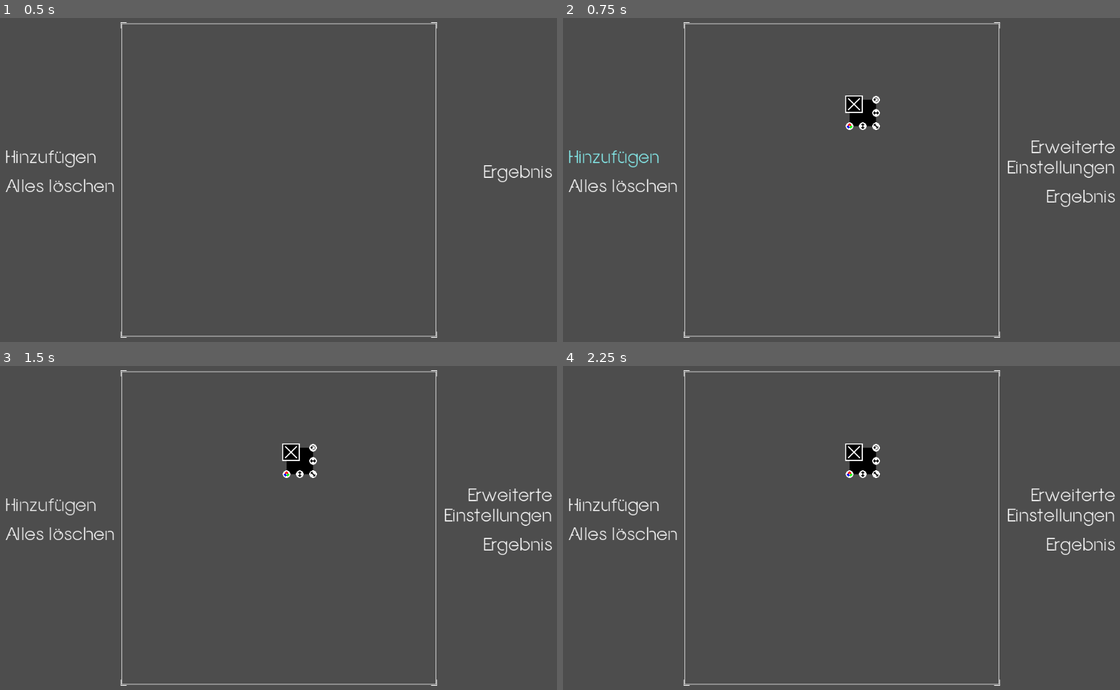
Above: before the commit, frames 1-4 (two rows, left to right).
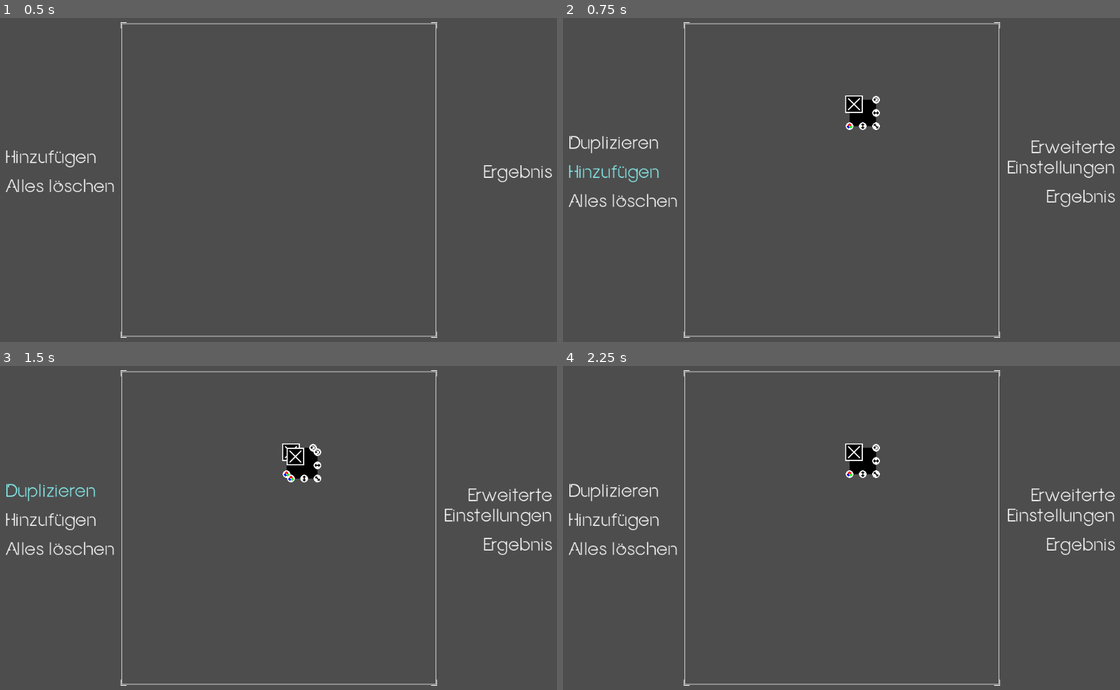
Above: after the commit, the same moments.

Repository: Anomasie/Fractals
Game: Godot game, scene res://scenes/GUI.tscn
The game is run twice, just before and just after one commit, with the same random seed, the same clock (stepped at 60 frames per second) and the same inputs.
Inputs (mouse positions are in pixels of both pictures, inside the frame that each line leads up to):
- Up to frame 1 (0.5 s): no input
- Up to frame 2 (0.75 s): click "Hinzufügen" at 0.5 s
- Up to frame 3 (1.5 s): click (61, 492) at 1.25 s, where only the run after the commit has a clickable "Duplizieren"
- Up to frame 4 (2.25 s): click (863, 459) at 2.02 s

Frame 1 is identical in both runs. In frame 2, 1.2% of the frame differs, in the area x 1-21%, y 36-59%; in frame 3, 1.5%, in the area x 1-58%, y 25-59%; in frame 4, 1.2%.

Commit message:
added duplicate button

Diff:
--- a/scenes/Playground.gd
+++ b/scenes/Playground.gd
@@ -4,7 +4,7 @@
 
 var counter = 0
 
-func add(pos):
+func add(pos, duplicating=false):
 	var Instance = Rect.instantiate()
 	Instance.name = "Rect"+str(counter)
 	counter += 1
@@ -14,6 +14,8 @@
 	Instance.focus_me.connect(focus.bind(Instance))
 	self.add_child(Instance)
 	get_parent().focus(Instance)
+	if duplicating:
+		return Instance
 
 func close_all():
 	for child in self.get_children():
@@ -31,6 +33,12 @@
 	get_parent().color(MyRect)
 	get_parent().focus(MyRect)
 
+func duplicate_rect(MyRect, origin):
+	# add some child
+	var Instance = await add(MyRect.position, true)
+	# update child's values to wanted ones
+	Instance.update_to( MyRect.get_contraction(origin), origin )
+
 func focus(MyRect):
 	self.move_child(MyRect, -1)
 	get_parent().focus(MyRect)
--- a/scenes/PlaygroundUI.gd
+++ b/scenes/PlaygroundUI.gd
@@ -59,8 +59,11 @@
 
 # advanced options
 
+signal focus_ready
+
 @onready var AdvancedButton = $Right/Lines/AdvancedButton
 @onready var AdvancedOptions = $Right/Lines/AdvancedOptions
+@onready var DuplicateButton = $Left/Lines/DuplicateButton
 
 var CurrentRect = null
 
@@ -72,6 +75,7 @@
 		_on_advanced_options_close_me()
 		# and hide advanced option-button
 		AdvancedButton.hide()
+		DuplicateButton.hide()
 	# if you are focusing something:
 	## update AdvancedOptions
 	elif AdvancedOptions.visible:
@@ -79,6 +83,8 @@
 	## open advanced option-button
 	else:
 		AdvancedButton.show()
+		DuplicateButton.show()
+	focus_ready.emit()
 
 func _on_advanced_button_pressed():
 	AdvancedButton.hide()
@@ -99,3 +105,6 @@
 		var new_contraction = AdvancedOptions.read_ui()
 		new_contraction.color = CurrentRect.Rect.self_modulate
 		CurrentRect.update_to(new_contraction, BlueTexture.get_global_position())
+
+func _on_duplicate_button_pressed():
+	Playground.duplicate_rect(CurrentRect, BlueTexture.get_global_position())
--- a/scenes/PlaygroundUI.tscn
+++ b/scenes/PlaygroundUI.tscn
@@ -72,6 +72,11 @@
 size_flags_horizontal = 0
 size_flags_vertical = 4
 
+[node name="DuplicateButton" type="Button" parent="Left/Lines"]
+layout_mode = 2
+text = "Duplizieren"
+alignment = 0
+
 [node name="AddButton" type="Button" parent="Left/Lines"]
 visibility_layer = 2
 layout_mode = 2
@@ -87,6 +92,7 @@
 alignment = 0
 
 [node name="ColorBar" type="VBoxContainer" parent="Left/Lines"]
+visible = false
 layout_mode = 2
 size_flags_horizontal = 0
 theme_override_constants/separation = 0
@@ -144,6 +150,7 @@
 text = "Ergebnis"
 alignment = 2
 
+[connection signal="pressed" from="Left/Lines/DuplicateButton" to="." method="_on_duplicate_button_pressed"]
 [connection signal="pressed" from="Left/Lines/AddButton" to="." method="_on_add_pressed"]
 [connection signal="pressed" from="Left/Lines/CloseAllButton" to="." method="_on_close_all_pressed"]
 [connection signal="color_changed" from="Left/Lines/ColorBar/ColorPicker" to="." method="_on_color_picker_color_changed"]
